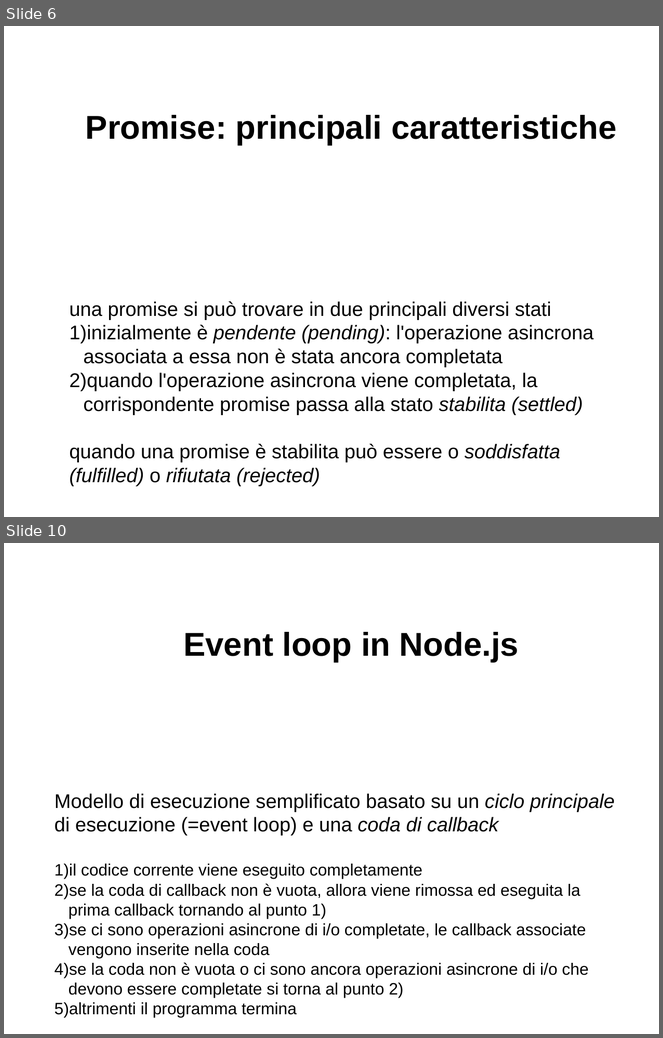
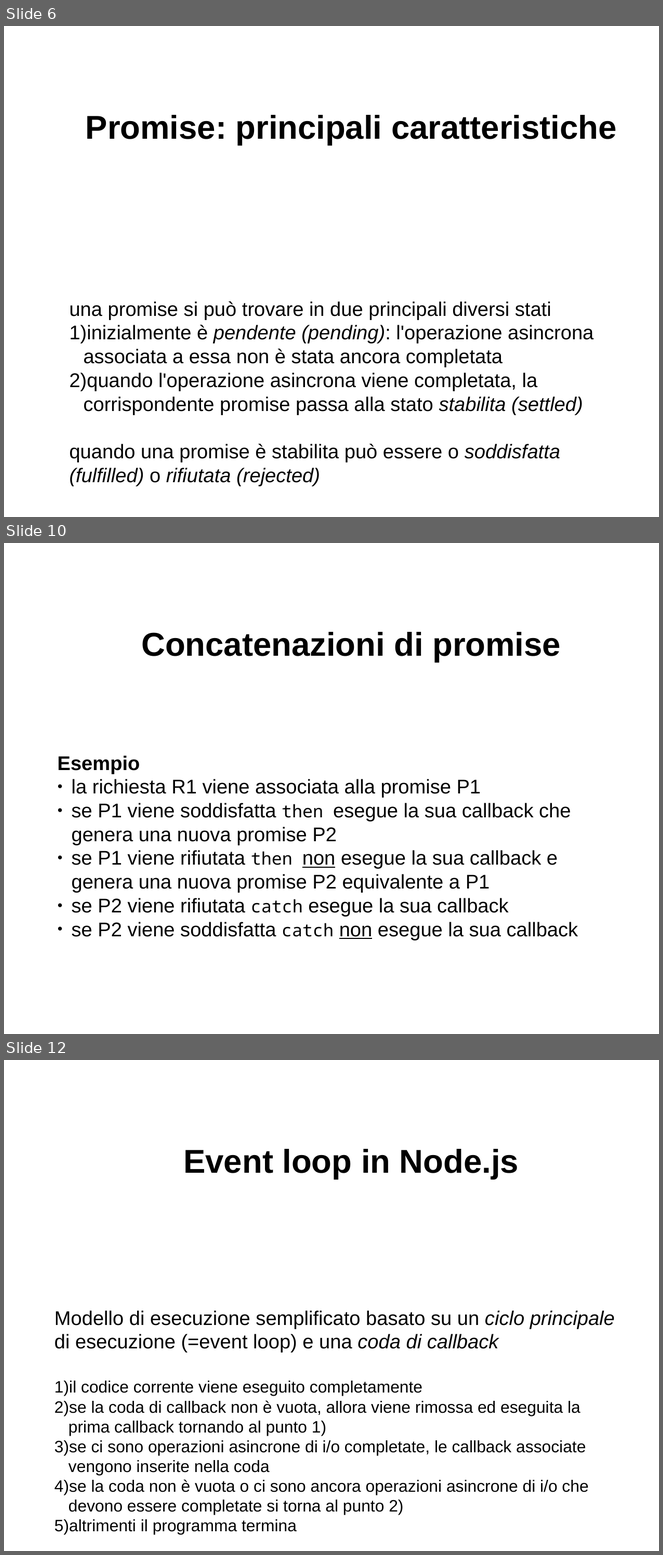
Before and after one commit to davideancona/minicorsiRAISE, a slide deck: iot/NodeJs2.odp. Shown one above the other, each under a label of ours: slides 6 and 10 before the commit, slides 6, 10 and 12 after it; the slides between them are not shown. The pictures are 663x1038 and 663x1555 pixels, drawn with LibreOffice and Linux fonts; fonts in the diff are those of the drawing. Boxes give left, top, right and bottom in pixels: in the first picture for what was removed or moved away, otherwise in the second. Text is boxed around its words. In the diff, an @@ line names an element or a change of style, - is before the commit and + after.

```diff
--- a/iot/NodeJs2.odp
+++ b/iot/NodeJs2.odp
@@ slide 10 added at <box>4,543,659,1034</box>, background #FFFFFF @@
@@ text added at <box>141,632,561,662</box>, 40 pt, text #000000, bold @@
+Concatenazioni di promise
@@ text added at <box>58,756,579,941</box>, 24 pt, text #000000 @@
+Esempio
+● la richiesta R1 viene associata alla promise P1
+● se P1 viene soddisfatta then esegue la sua callback che genera una nuova promise P2
+● se P1 viene rifiutata then non esegue la sua callback e genera una nuova promise P2 equivalente a P1
+● se P2 viene rifiutata catch esegue la sua callback
+● se P2 viene soddisfatta catch non esegue la sua callback
@@ what was slide 10 is now slide 12 @@
```
Also in this commit, not shown: 2 slides changed, 3 other slides added, 2 slides removed, 2 other files.
